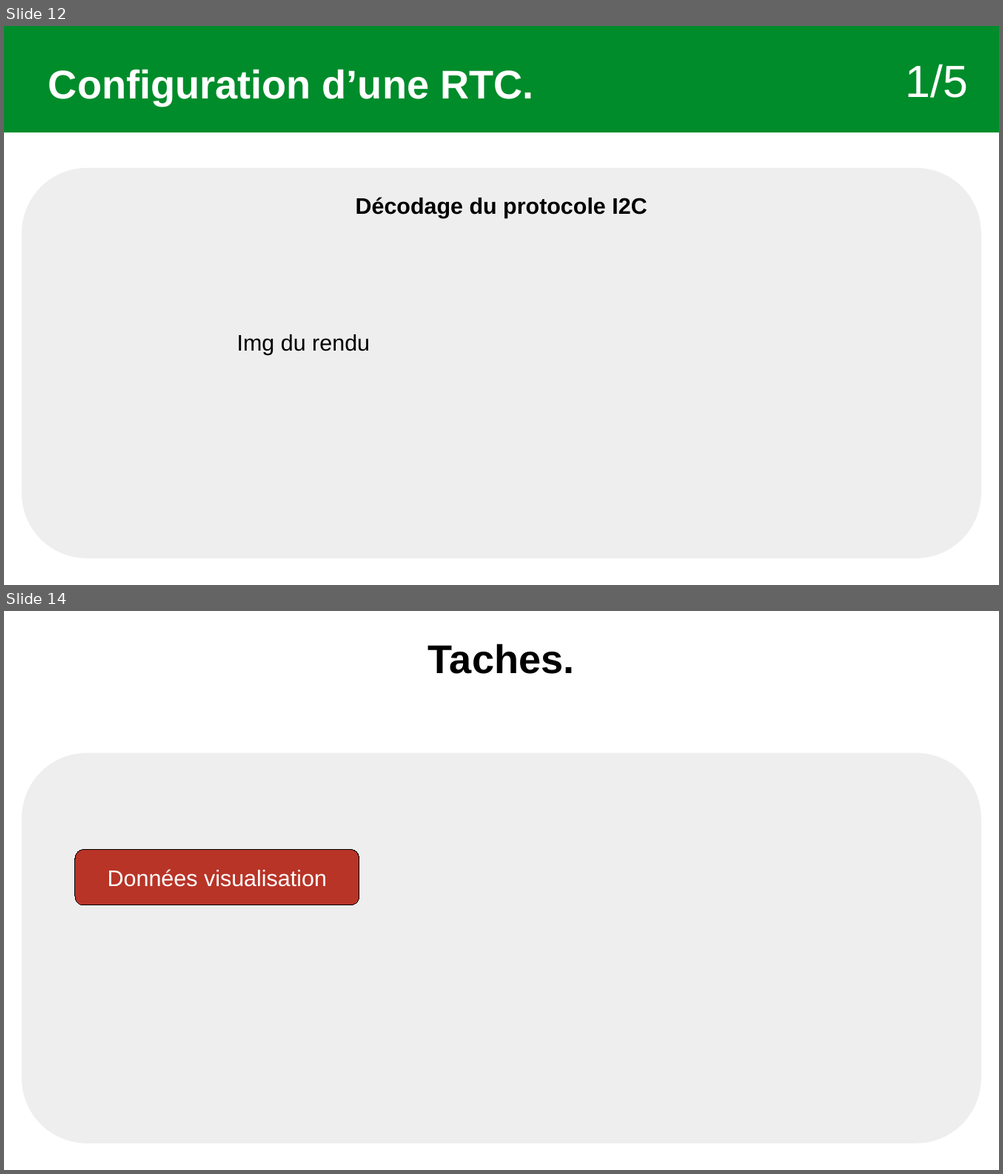
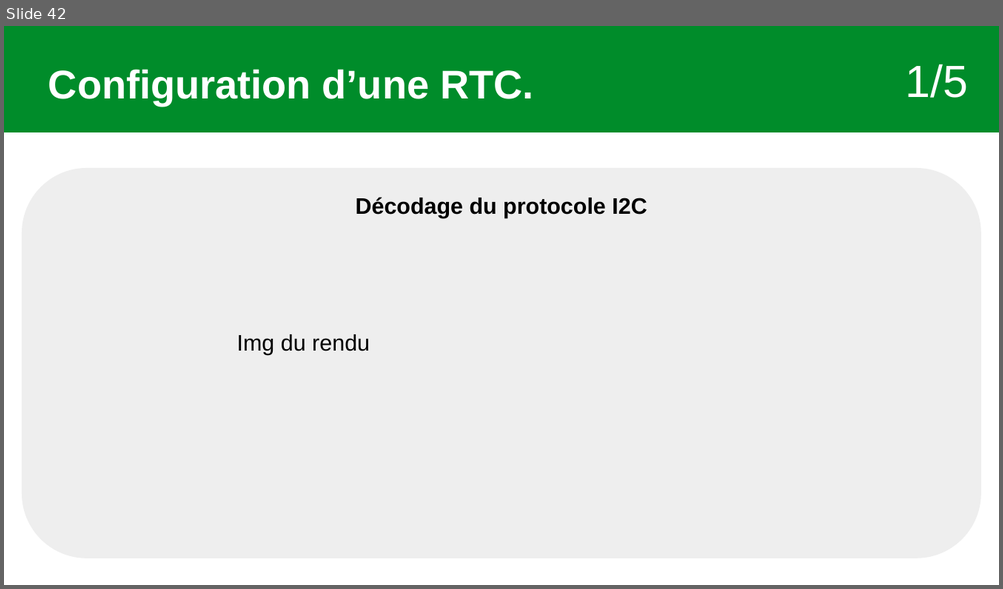
Before and after one commit to Sauvage89/sechoir-houblon, a slide deck: doc/diaporama/revu2/revu2_sauvage.odp. Shown one above the other, each under a label of ours: slides 12 and 14 before the commit, slide 42 after it; the slides between them are not shown. The pictures are 1003x1174 and 1003x589 pixels, drawn with LibreOffice and Linux fonts; fonts in the diff are those of the drawing. Boxes give left, top, right and bottom in pixels: in the first picture for what was removed or moved away, otherwise in the second. Text is boxed around its words. In the diff, an @@ line names an element or a change of style, - is before the commit and + after.

```diff
--- a/doc/diaporama/revu2/revu2_sauvage.odp
+++ b/doc/diaporama/revu2/revu2_sauvage.odp
@@ slide 14 removed at bbox=[4, 611, 999, 1170], background #FFFFFF @@
@@ text removed at bbox=[428, 644, 575, 674] @@
-Taches.
@@ rounded rectangle removed at bbox=[22, 752, 982, 1144] @@
@@ rounded rectangle removed at bbox=[75, 849, 360, 906] @@
-Données visualisation
@@ what was slide 12 is now slide 42 @@
```
Also in this commit, not shown: 13 slides changed, 1 other file.
